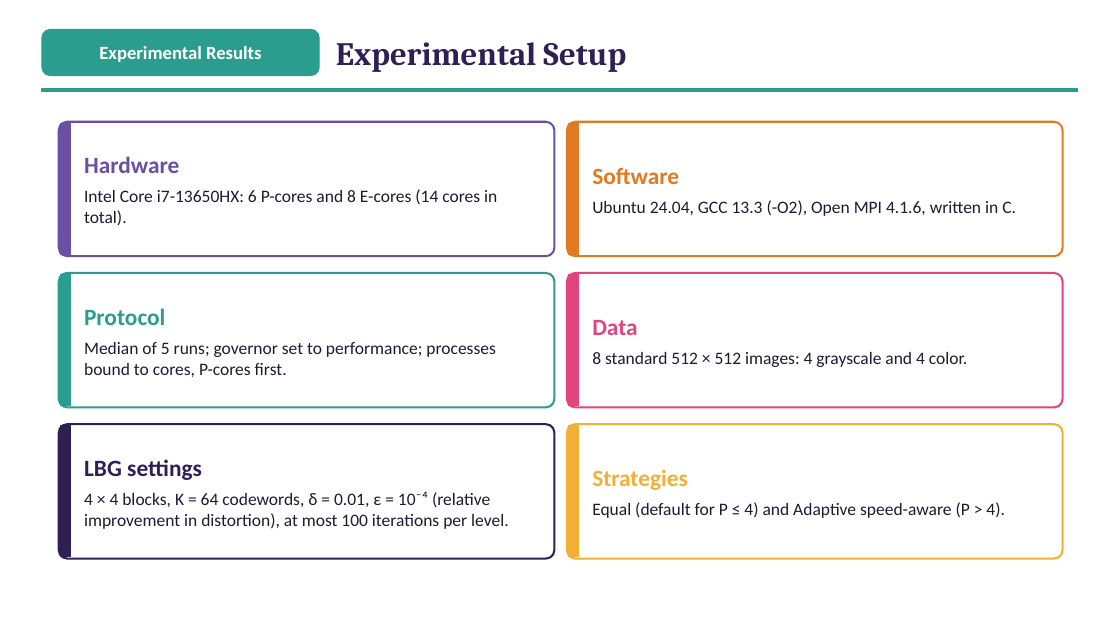
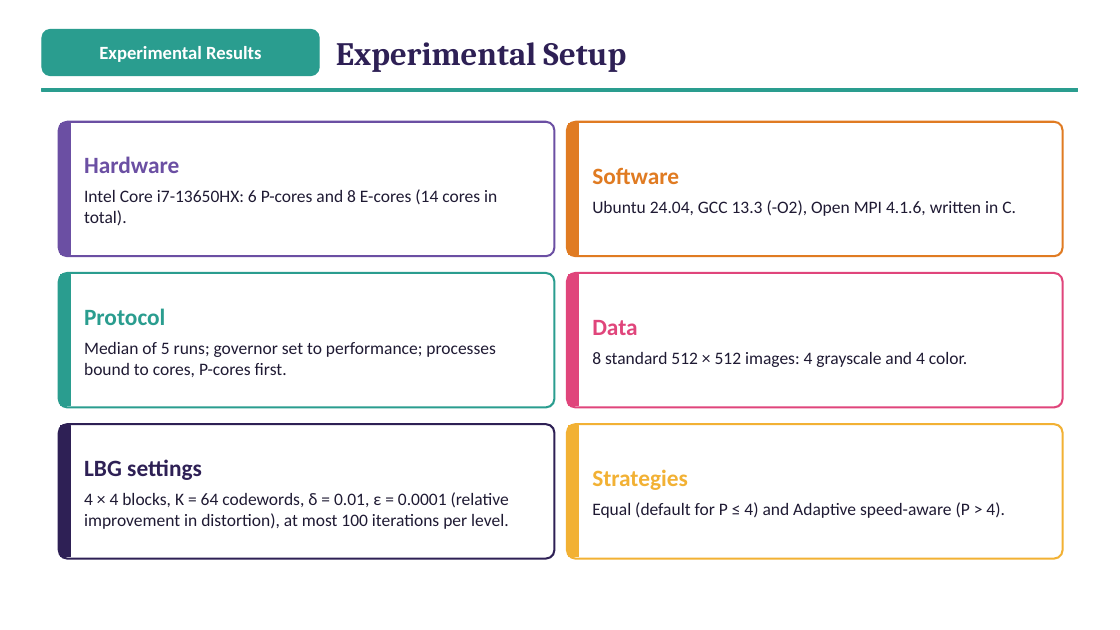
Before and after one commit to ibtihal-cpu/mihk, a slide deck: slide 18 of results/seminar/figs/Seminar_Ibtihal_v3.pptx. Drawn at 1120x630 pixels with LibreOffice and Linux fonts; fonts in the diff are those of the drawing. Boxes give left, top, right and bottom in pixels: in the first picture for what was removed or moved away, otherwise in the second. Text is boxed around its words. In the diff, an @@ line names an element or a change of style, - is before the commit and + after.

```diff
--- a/results/seminar/figs/Seminar_Ibtihal_v3.pptx
+++ b/results/seminar/figs/Seminar_Ibtihal_v3.pptx
@@ text at [84, 492, 509, 529]: text changed @@
-4 × 4 blocks, K = 64 codewords, δ = 0.01, ε = 10⁻⁴ (relative improvement in distortion), at most 100 iterations per level.
+4 × 4 blocks, K = 64 codewords, δ = 0.01, ε = 0.0001 (relative improvement in distortion), at most 100 iterations per level.
```
Also in this commit, not shown: 6 other slides changed, 7 other files.
